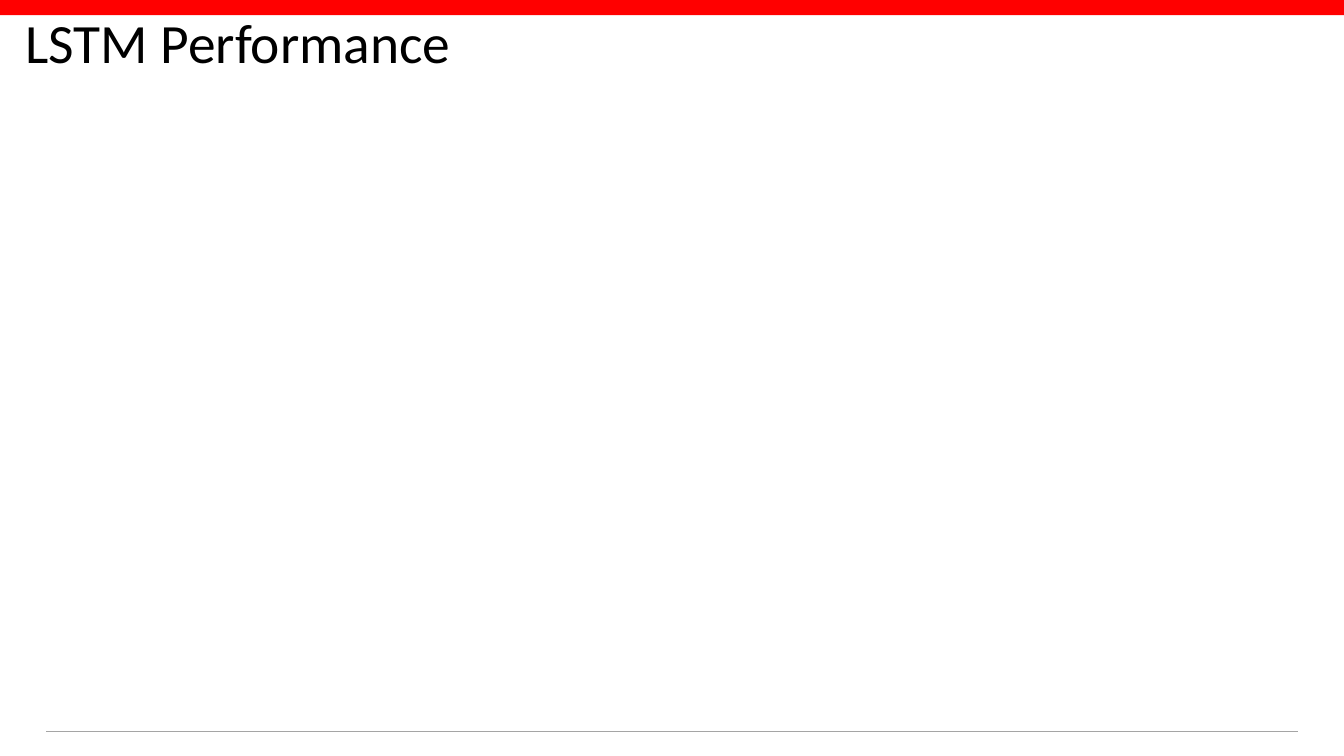
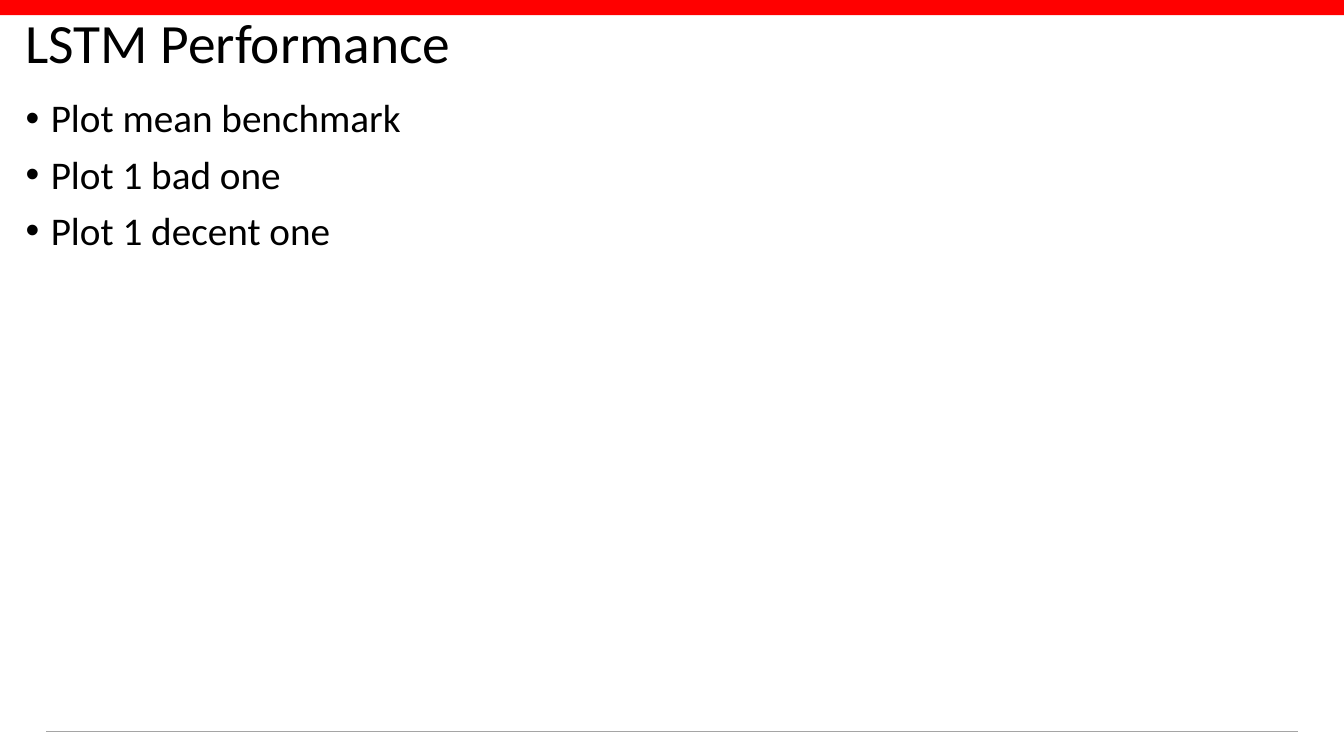
Before and after one commit to conditg/deng-ai, a slide deck: slide 12 of DengAI.pptx (slide 10 before the commit). Drawn at 1344x756 pixels with LibreOffice and Linux fonts; fonts in the diff are those of the drawing; background and template pictures are left out. Boxes give left, top, right and bottom in pixels: in the first picture for what was removed or moved away, otherwise in the second. Text is boxed around its words. In the diff, an @@ line names an element or a change of style, - is before the commit and + after.

```diff
--- a/DengAI.pptx
+++ b/DengAI.pptx
@@ text added at <box>51,104,400,246</box>, 28 pt, text #000000 @@
+• Plot mean benchmark
+• Plot 1 bad one
+• Plot 1 decent one
```
Also in this commit, not shown: 5 other slides changed, 2 slides added, 3 other files.
